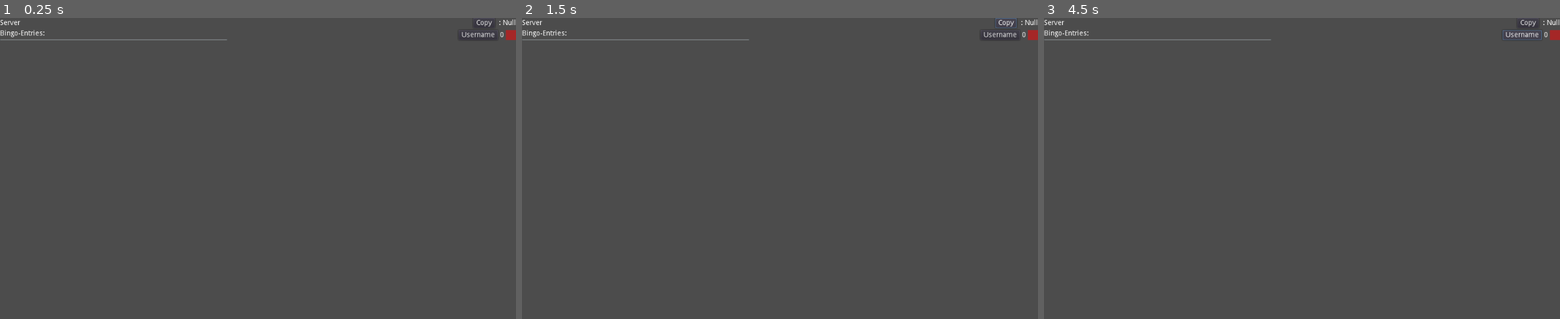
Above: before the commit, frames 1-3 (left to right).
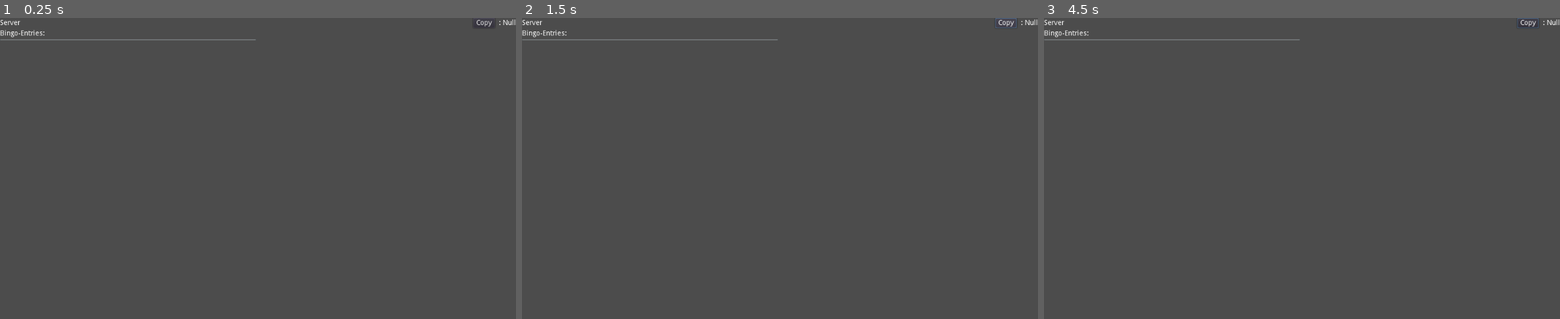
Above: after the commit, the same moments.

Repository: Reneator/Godot-Online-Bingo
Game: Godot game, scene res://Admin/Lobby_Admin.tscn
The game is run twice, just before and just after one commit, with the same random seed, the same clock (stepped at 60 frames per second) and the same inputs. This scene is started directly instead of the project's main scene.
Inputs (mouse positions are in pixels of both pictures, inside the frame that each line leads up to):
- Up to frame 1 (0.25 s): no input
- Up to frame 2 (1.5 s): click (1001, 36) at 0.5 s, where only the run before the commit has a clickable "Username"; click "Copy" at 1.25 s
- Up to frame 3 (4.5 s): click (1049, 48) at 2 s; click "Copy" at 2.75 s; click (1049, 48) at 3.5 s; click (1523, 36) at 4.25 s, where only the run before the commit has a clickable "Username"

The runs differ from the first frame. In frame 1, 0.2% of the frame differs, in the area x 44-100%, y 4-8%; in frame 2, 0.2%; in frame 3, 0.2%, in the area x 44-100%, y 0-8%.

Commit message:
Improvements
- Fixed SessionManager session recovery
- changed bingo_entry_state to [true, false] array (from dictionary
- Got the admin user-view working!

Diff:
--- a/Admin/Lobby_Admin.gd
+++ b/Admin/Lobby_Admin.gd
@@ -26,9 +26,13 @@
 	print("on_client_ready!")
 
 	var client_session = session_manager.get_session(request_session, create_lobby_settings.grid_size)
+	add_username(request_session.username)
 	var client_session_json = client_session.as_json()
 
 	Game.rpc_id(client_session.peer_id, "start_game", client_session_json)
+
+func add_username(username):
+	$HBoxContainer2/User_List.add_username(username)
 
 func on_bingo_confirmed(confirmed_session : Session):
 	var grid_size = create_lobby_settings.grid_size
@@ -47,13 +51,12 @@
 	if clip_board == full_ip_string:
 		print("Copied successfully")
 
-func on_username_clicked(session: Session):
+func on_username_clicked(username):
+	var session = session_manager.check_for_existing_session(username)
 	var popup_bingo = $Control/Bingo_Popup/VBoxContainer/Bingo
-	popup_bingo.disable = true
-	popup_bingo.initialize(session)
+	popup_bingo.disabled = true
+	popup_bingo.initialize_with_session(session)
 	$Control/Bingo_Popup.show()
-
-
 
 
 func _on_Close_Button_pressed():
--- a/Admin/Lobby_Admin.tscn
+++ b/Admin/Lobby_Admin.tscn
@@ -69,10 +69,14 @@
 margin_bottom = 50.0
 
 [node name="Bingo_Entries_Container" parent="HBoxContainer2" instance=ExtResource( 2 )]
+margin_right = 508.0
 
 [node name="Entries_Log" parent="HBoxContainer2" instance=ExtResource( 4 )]
+margin_left = 512.0
+margin_right = 1020.0
 
 [node name="User_List" parent="HBoxContainer2" instance=ExtResource( 1 )]
+margin_left = 1024.0
 
 [node name="Control" type="Control" parent="."]
 margin_top = 54.0
--- a/Admin/User_Element.gd
+++ b/Admin/User_Element.gd
@@ -1,8 +1,10 @@
 extends HBoxContainer
 
+var username
 
-var session : Session
+func initialize(_username):
+	username = _username
+	$Button.text = username
 
-func initialize(_session):
-	session = _session
-	$Label.text = session.username
+func _on_Button_pressed():
+	Events.emit_signal("admin_username_clicked", username)
--- a/Admin/User_Element.tscn
+++ b/Admin/User_Element.tscn
@@ -28,3 +28,4 @@
 margin_bottom = 20.0
 rect_min_size = Vector2( 20, 20 )
 color = Color( 0.65098, 0.156863, 0.156863, 1 )
+[connection signal="pressed" from="Button" to="." method="_on_Button_pressed"]
--- /dev/null
+++ b/Admin/User_List.gd
@@ -0,0 +1,9 @@
+extends VBoxContainer
+
+export (PackedScene) var username_element_scene
+
+
+func add_username(username):
+	var username_element = username_element_scene.instance()
+	add_child(username_element)
+	username_element.initialize(username)
--- a/Admin/User_List.tscn
+++ b/Admin/User_List.tscn
@@ -1,14 +1,14 @@
-[gd_scene load_steps=2 format=2]
+[gd_scene load_steps=3 format=2]
 
 [ext_resource path="res://Admin/User_Element.tscn" type="PackedScene" id=1]
+[ext_resource path="res://Admin/User_List.gd" type="Script" id=2]
 
 [node name="User_List" type="VBoxContainer"]
 margin_left = 910.0
 margin_right = 1024.0
 margin_bottom = 26.0
+script = ExtResource( 2 )
 __meta__ = {
 "_edit_use_anchors_": false
 }
-
-[node name="HBoxContainer" parent="." instance=ExtResource( 1 )]
-margin_right = 114.0
+username_element_scene = ExtResource( 1 )
--- a/Bingo/Bingo.gd
+++ b/Bingo/Bingo.gd
@@ -5,30 +5,33 @@
 
 export (PackedScene) var bingo_element
 
-var disabled = false
+export (bool) var disabled = false
 
 signal change()
 signal bingo()
 
-
 var rows
 
-func initialize_with_preset_data(entries):
-	var grid_size = int(sqrt(entries.size()))
-	for entry in entries:
-		print(entry)
+func initialize_with_session(session : Session):
+	var elements = initialize(session.bingo_entries, session.grid_size)
+	if session.bingo_entries_state.size() <= 0:
+		return
+	for i in range(elements.size()):
+		var pressed = session.bingo_entries_state[i]
+		var element = elements[i]
+		var is_pressed = (pressed == "True")
+		element.pressed = is_pressed
 
 
 func initialize(entries, _grid_size):
+	var elements = []
 	clear()
 	grid_size = _grid_size
 	columns = grid_size
-	var index = 0
-	for y in range(grid_size):
-		for x in range(grid_size):
-			var entry_data = entries[index]
-			create_element(entry_data)
-			index += 1
+	for entry in entries:
+		var element = create_element(entry)
+		elements.append(element)
+	return elements
 
 func create_element(entry_data):
 	var element = bingo_element.instance()
@@ -38,6 +41,7 @@
 		element.mouse_filter = MOUSE_FILTER_IGNORE
 	element.connect("pressed", self, "on_bingo_button_pressed")
 	add_child(element)
+	return element
 
 func clear():
 	for child in get_children():
--- a/Bingo/Bingo_Button.gd
+++ b/Bingo/Bingo_Button.gd
@@ -4,4 +4,4 @@
 	return "%s,%s" %[text, pressed]
 
 func get_state():
-	return to_string()
+	return str(pressed)
--- a/Lobby/Lobby_Screen.gd
+++ b/Lobby/Lobby_Screen.gd
@@ -11,7 +11,7 @@
 
 func load_game():
 	var session : Session = Global.game_session
-	$HBoxContainer/Username_Label.text = str(session.username)
+	$HBoxContainer/Username_Label.text = join_lobby_settings.username
 	$HBoxContainer2/Lobby_Nr_Label.text = str(session.lobby_key)
 	$Bingo.initialize(session.bingo_entries,session.grid_size)
 
--- a/Main_Menu.gd
+++ b/Main_Menu.gd
@@ -45,18 +45,12 @@
 	var session = Session.new()
 	var username = get_username()
 	var peer_id = get_tree().get_network_unique_id()
-#	var lobby_key = $HBoxContainer2/Lobby_Key_Line_Edit.text
 	session.username = username
-#	session.lobby_key = lobby_key
-#	session.grid_size = 3
 	session.peer_id = peer_id
-#	Game.rpc_id()
-#	Game.set_network_master(peer_id)
 	var session_dict = session.as_dict()
 	var session_json = JSON.print(session_dict)
 
 	Game.rpc_id(1,"client_ready", session_json)
-
 
 
 func check_name():
--- a/global/Events.gd
+++ b/global/Events.gd
@@ -1,4 +1,4 @@
 extends Node
 
 
-signal admin_username_clicked(session)
+signal admin_username_clicked(username)
--- a/global/Session.gd
+++ b/global/Session.gd
@@ -5,7 +5,7 @@
 var ip_address
 var lobby_key
 var bingo_entries = [] # for initialization
-var bingo_entries_state = {} # for the current state of the bingo-field
+var bingo_entries_state = [] # for the current state of the bingo-field
 var grid_size
 var peer_id
 
--- a/global/Session_Manager.gd
+++ b/global/Session_Manager.gd
@@ -7,8 +7,9 @@
 var session_history = [] # collections of all sessions generated in the current sittings
 
 func get_session(request_session, grid_size):
-	var session = check_for_existing_session(request_session)
+	var session = check_for_existing_session(request_session.username)
 	if session:
+		session.peer_id = request_session.peer_id
 		return session
 	session = generate_new(request_session, grid_size)
 	return session
@@ -20,6 +21,8 @@
 	var entries = generate_entries(grid_size)
 	session.bingo_entries = entries
 	session.grid_size = grid_size
+	session.username = request_session.username
+	sessions.append(session)
 	return session
 
 func generate_entries(grid_size, tries = 0, max_tries = 5):
@@ -34,18 +37,20 @@
 		return entries
 
 func update_session(update_session : Session):
-	var session : Session = check_for_existing_session(update_session)
+	var session : Session = check_for_existing_session(update_session.username)
 	if not session:
 		print("No session found to update! Discarded Session Update!")
 		return
 	session.bingo_entries_state = update_session.bingo_entries_state
 
 func check_duplicate(entries):
+	if entries.size() == 0:
+		return false
 	for session in session_history:
-		if compare_arrays(session, entries):
+		if compare_arrays(session.bingo_entries, entries):
 			return true
 	for session in sessions:
-		if compare_arrays(session, entries):
+		if compare_arrays(session.bingo_entries, entries):
 			return true
 	return false
 
@@ -61,9 +66,9 @@
 			session_history.append(session)
 			session.remove(session)
 
-func check_for_existing_session(request_session : Session):
+func check_for_existing_session(username):
 	for session in sessions:
-		if session.username == request_session.username:
+		if session.username == username:
 			return session
 
 func select_bingo_entries(entries, grid_size):
